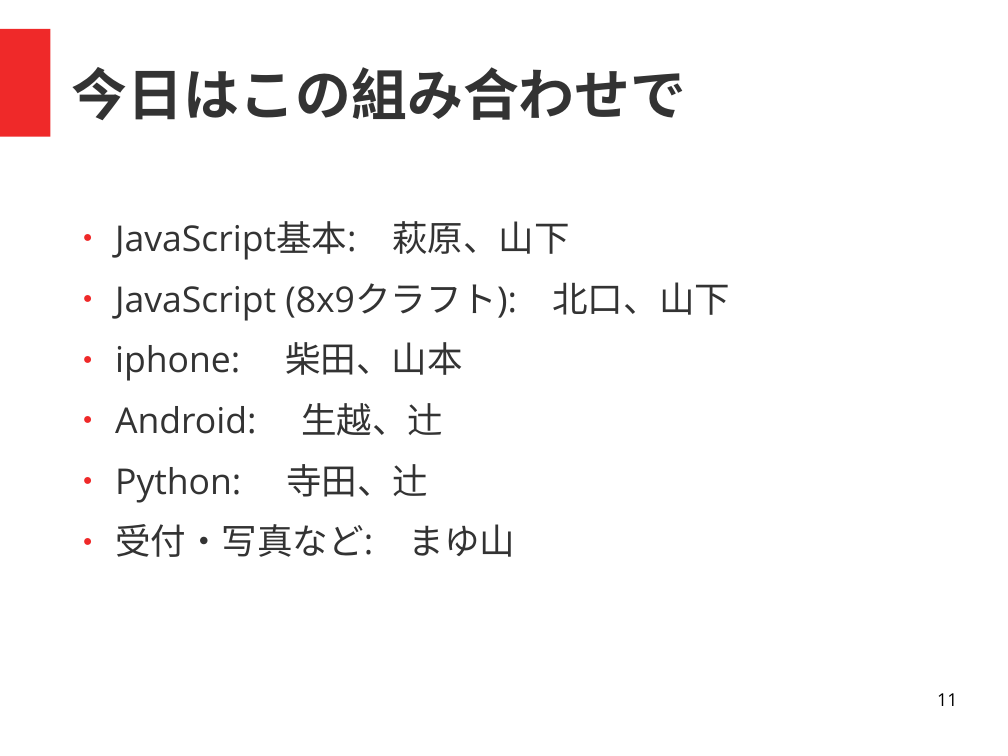
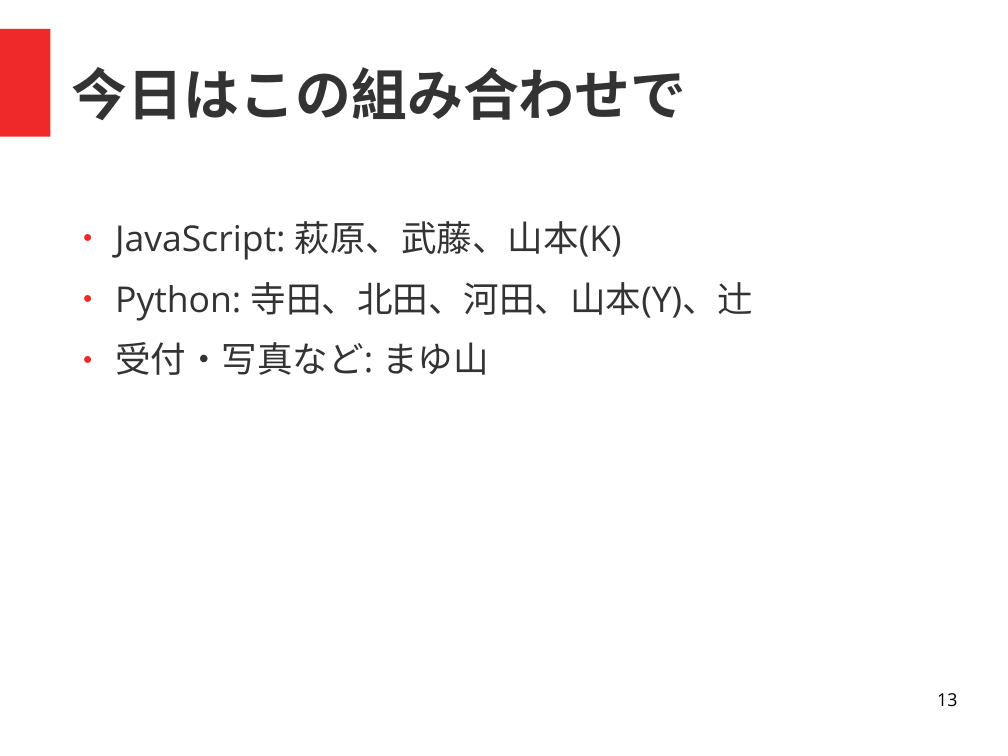
Before and after one commit to coderdojo-nada/resource, a slide deck: slide 13 of guide/coderdojo-nada紹介.odp (slide 11 before the commit). Drawn at 1008x756 pixels with LibreOffice and Linux fonts; fonts in the diff are those of the drawing. Boxes give left, top, right and bottom in pixels: in the first picture for what was removed or moved away, otherwise in the second. Text is boxed around its words. In the diff, an @@ line names an element or a change of style, - is before the commit and + after.

```diff
--- a/guide/coderdojo-nada紹介.odp
+++ b/guide/coderdojo-nada紹介.odp
@@ text at (x1=115, y1=221, x2=754, y2=321): text changed @@
-● JavaScript基本: 萩原、山下
-● JavaScript (8x9クラフト): 北口、山下
-● iphone: 柴田、山本
-● Android: 生越、辻
-● Python: 寺田、辻
+● JavaScript: 萩原、武藤、山本(K)
+● Python: 寺田、北田、河田、山本(Y)、辻
@@ page number at (x1=937, y1=693, x2=957, y2=706): text changed @@
-11
+13
```
Also in this commit, not shown: 3 other slides changed, 3 slides added.
